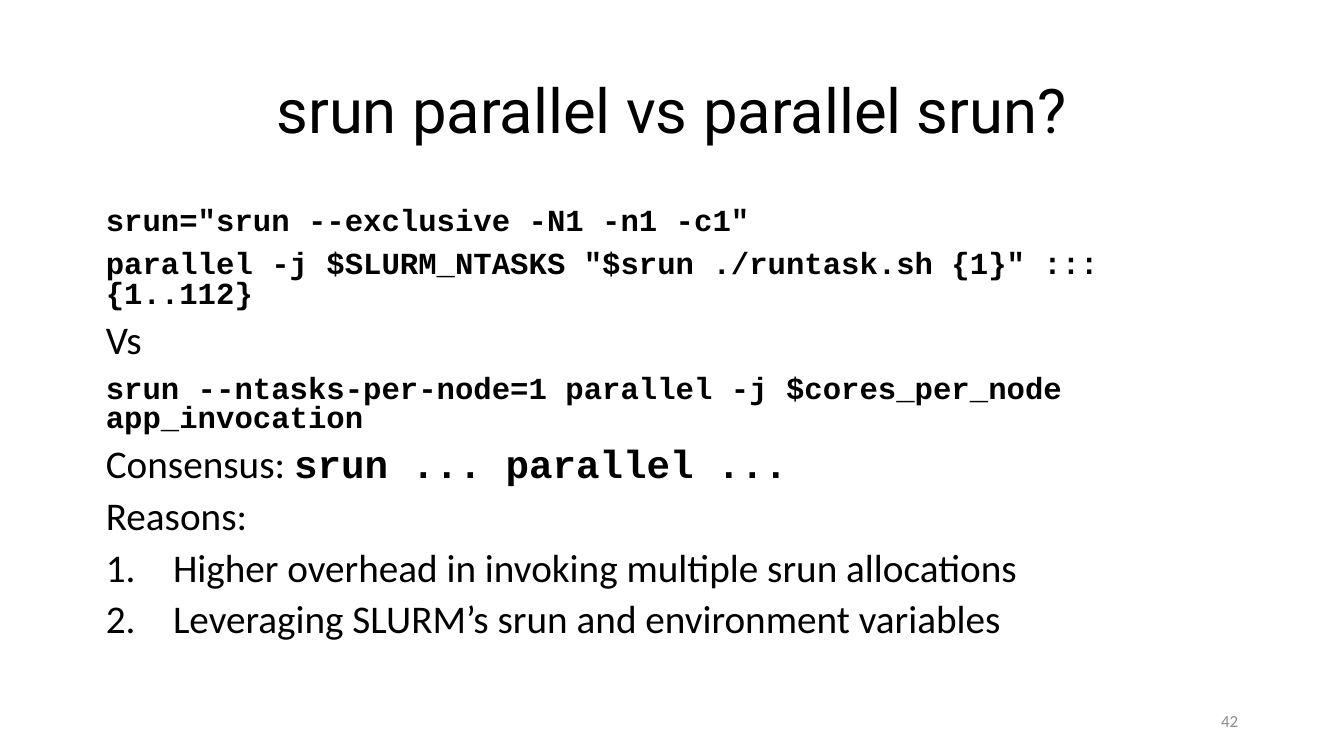
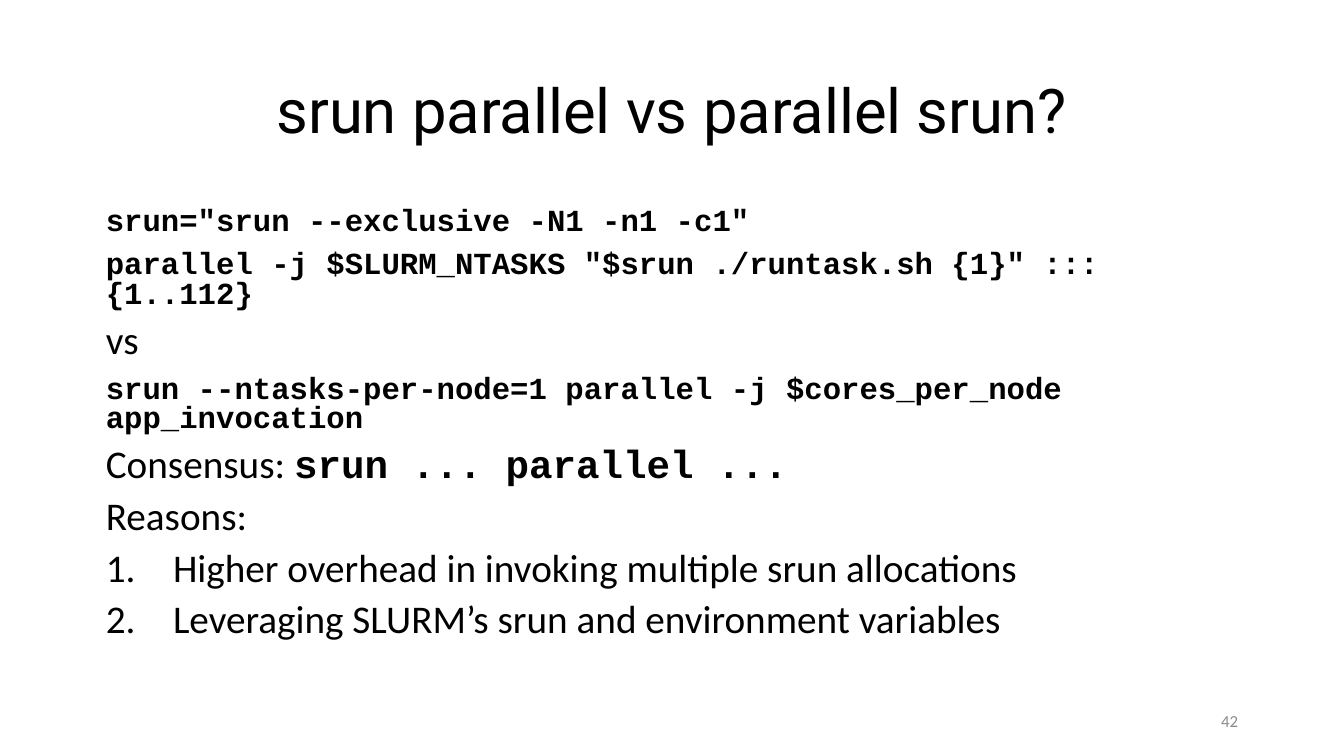
Before and after one commit to ketancmaheshwari/escience23tut, a slide deck: slide 42 of gnu-parallel-tutorial.pptx. Drawn at 1344x756 pixels with LibreOffice and Linux fonts; fonts in the diff are those of the drawing. Boxes give left, top, right and bottom in pixels: in the first picture for what was removed or moved away, otherwise in the second. Text is boxed around its words. In the diff, an @@ line names an element or a change of style, - is before the commit and + after.

```diff
--- a/gnu-parallel-tutorial.pptx
+++ b/gnu-parallel-tutorial.pptx
@@ text at bbox=[106, 335, 139, 355]: text changed @@
-Vs
+vs
```
Also in this commit, not shown: 2 other slides changed, 4 slides added, 2 other files.
